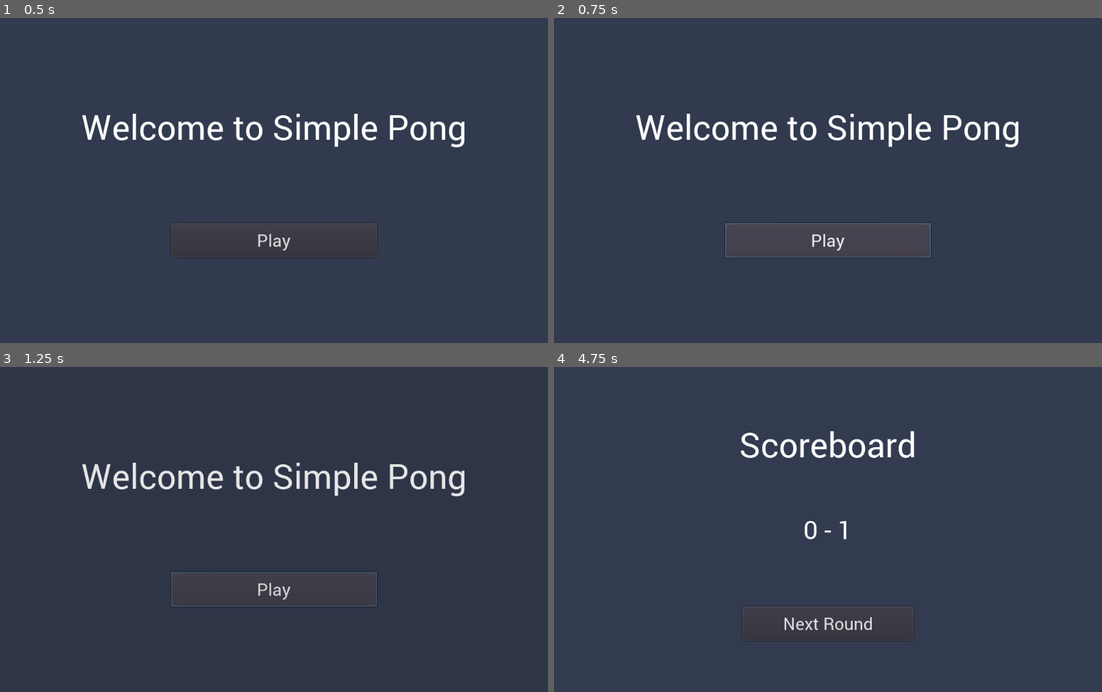
Above: before the commit, frames 1-4 (two rows, left to right).
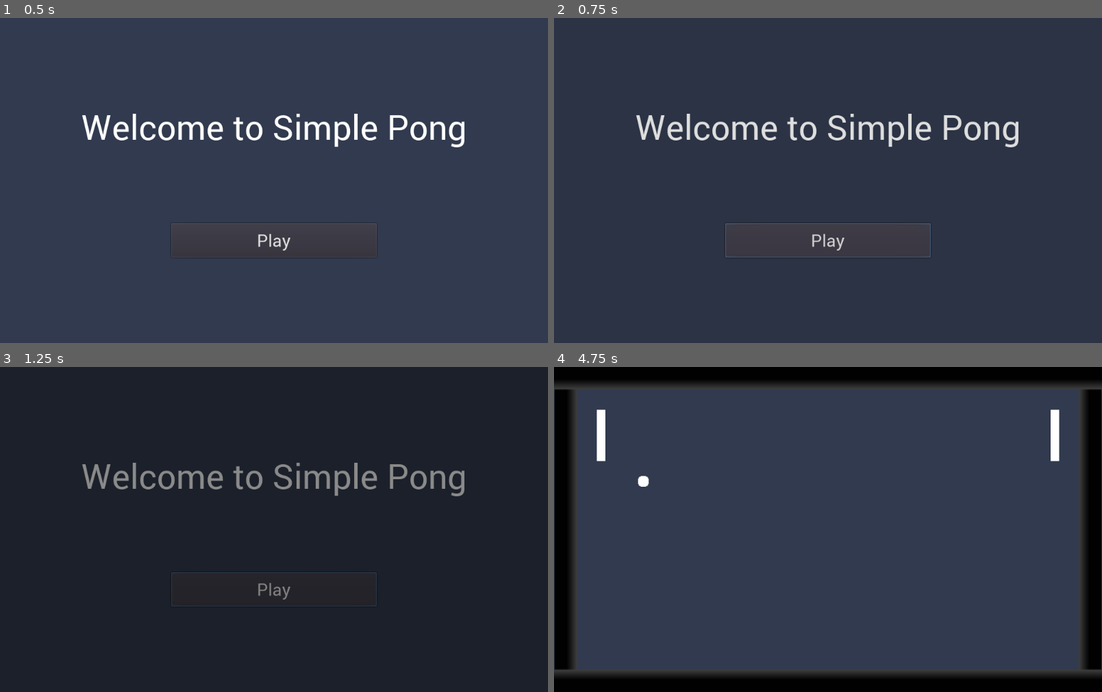
Above: after the commit, the same moments.

Repository: Goamaral/simple_pong
Game: Godot game, scene res://scenes/MainMenu.tscn
The game is run twice, just before and just after one commit, with the same random seed, the same clock (stepped at 60 frames per second) and the same inputs.
Inputs:
- Up to frame 1 (0.5 s): no input
- Up to frame 2 (0.75 s): click "Play" at 0.5 s
- Up to frame 3 (1.25 s): no input
- Up to frame 4 (4.75 s): click "Play" at 1.25 s; click "Play" at 2 s

Frame 1 is identical in both runs. In frame 2, 1.6% of the frame differs, in the area x 15-85%, y 29-72%; in frame 3, 100%, in the area x 0-100%, y 0-100%; in frame 4, 21%.

Commit message:
Improve scene changer animation fade in/out

Diff:
--- a/animations/scene_changer/fade_in.tres
+++ b/animations/scene_changer/fade_in.tres
@@ -1,6 +1,8 @@
 [gd_resource type="Animation" format=2]
 
 [resource]
+length = 1.5
+step = 0.25
 tracks/0/type = "value"
 tracks/0/path = NodePath("Control/Black:color")
 tracks/0/interp = 1
@@ -8,7 +10,7 @@
 tracks/0/imported = false
 tracks/0/enabled = true
 tracks/0/keys = {
-"times": PoolRealArray( 0.1, 1 ),
+"times": PoolRealArray( 0, 1.5 ),
 "transitions": PoolRealArray( 1, 1 ),
 "update": 0,
 "values": [ Color( 0, 0, 0, 0.00784314 ), Color( 0, 0, 0, 1 ) ]
@@ -20,8 +22,8 @@
 tracks/1/imported = false
 tracks/1/enabled = true
 tracks/1/keys = {
-"times": PoolRealArray( 0.1, 1 ),
-"transitions": PoolRealArray( 1, 1 ),
-"update": 1,
-"values": [ 10, 1 ]
+"times": PoolRealArray( 0, 0.25, 1.5 ),
+"transitions": PoolRealArray( 1, 1, 1 ),
+"update": 0,
+"values": [ 0, 100, 100 ]
 }
--- a/animations/scene_changer/fade_out.tres
+++ /dev/null
@@ -1,27 +0,0 @@
-[gd_resource type="Animation" format=2]
-
-[resource]
-tracks/0/type = "value"
-tracks/0/path = NodePath("Control/Black:color")
-tracks/0/interp = 1
-tracks/0/loop_wrap = true
-tracks/0/imported = false
-tracks/0/enabled = true
-tracks/0/keys = {
-"times": PoolRealArray( 0, 1 ),
-"transitions": PoolRealArray( 1, 1 ),
-"update": 0,
-"values": [ Color( 0, 0, 0, 1 ), Color( 0, 0, 0, 0 ) ]
-}
-tracks/1/type = "value"
-tracks/1/path = NodePath(".:layer")
-tracks/1/interp = 1
-tracks/1/loop_wrap = true
-tracks/1/imported = false
-tracks/1/enabled = true
-tracks/1/keys = {
-"times": PoolRealArray( 0, 1 ),
-"transitions": PoolRealArray( 1, 1 ),
-"update": 1,
-"values": [ 10, 0 ]
-}
--- a/scenes/SceneChanger.tscn
+++ b/scenes/SceneChanger.tscn
@@ -1,10 +1,10 @@
-[gd_scene load_steps=4 format=2]
+[gd_scene load_steps=3 format=2]
 
 [ext_resource path="res://scripts/SceneChanger.gd" type="Script" id=1]
 [ext_resource path="res://animations/scene_changer/fade_in.tres" type="Animation" id=2]
-[ext_resource path="res://animations/scene_changer/fade_out.tres" type="Animation" id=3]
 
 [node name="SceneChanger" type="CanvasLayer"]
+layer = 0
 script = ExtResource( 1 )
 
 [node name="Control" type="Control" parent="."]
@@ -14,9 +14,8 @@
 [node name="Black" type="ColorRect" parent="Control"]
 anchor_right = 1.0
 anchor_bottom = 1.0
-color = Color( 0, 0, 0, 0.00904736 )
+color = Color( 0, 0, 0, 0.00784314 )
 
 [node name="AnimationPlayer" type="AnimationPlayer" parent="."]
 anims/fade_in = ExtResource( 2 )
-anims/fade_out = ExtResource( 3 )
 blend_times = [ "fade_in", "fade_out", 1.0 ]
--- a/scripts/SceneChanger.gd
+++ b/scripts/SceneChanger.gd
@@ -4,11 +4,10 @@
 
 onready var animation_player = $AnimationPlayer
 
-func change_scene(scene_name, delay = 0.5):
-	yield(get_tree().create_timer(delay), "timeout")
+func change_scene(scene_name):
 	animation_player.play("fade_in")
 	yield(animation_player, "animation_finished")
 	assert(get_tree().change_scene("scenes/%s.tscn" % scene_name) == OK)
-	animation_player.play("fade_out")
+	animation_player.play_backwards("fade_in")
 	yield(animation_player, "animation_finished")
 	emit_signal("scene_changed")
